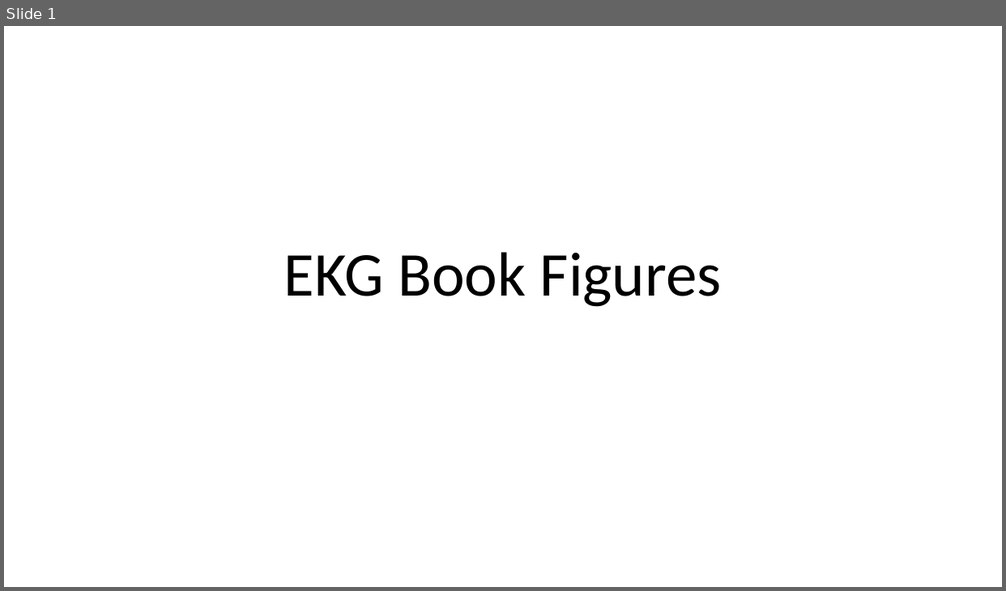
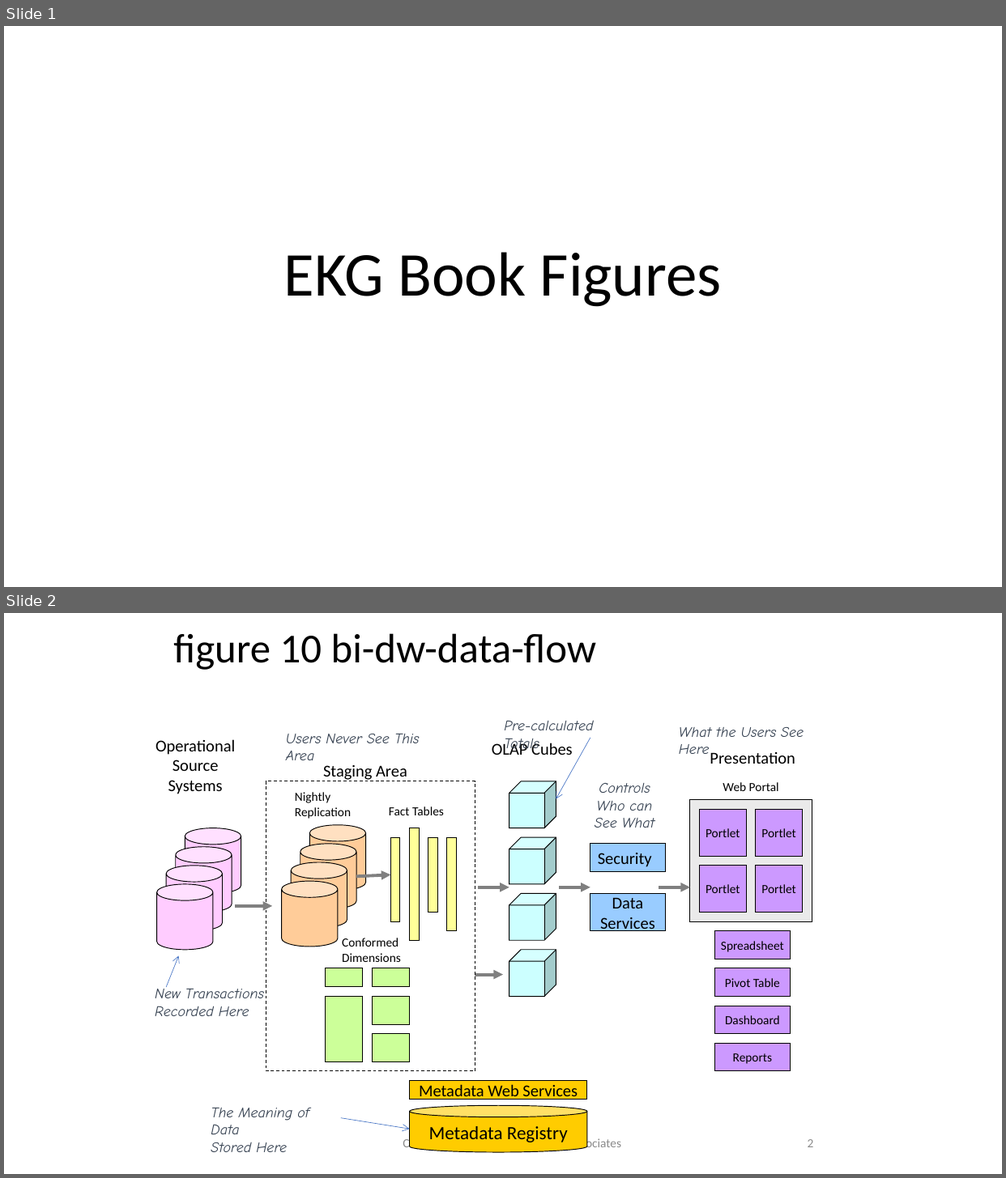
Before and after one commit to dmccreary/ekg-book, a slide deck: docs/presentations/ekg-book-figures.pptx. Shown one above the other, each under a label of ours: slide 1 before the commit, slides 1 and 2 after it. The pictures are 1006x591 and 1006x1178 pixels, drawn with LibreOffice and Linux fonts; fonts in the diff are those of the drawing. Boxes give left, top, right and bottom in pixels: in the first picture for what was removed or moved away, otherwise in the second. Text is boxed around its words. In the diff, an @@ line names an element or a change of style, - is before the commit and + after.

```diff
--- a/docs/presentations/ekg-book-figures.pptx
+++ b/docs/presentations/ekg-book-figures.pptx
@@ slide 2 added at <box>4,613,1002,1174</box>, background #FFFFFF @@
@@ title added at <box>173,633,597,670</box>, 39.6 pt, text #000000 @@
+figure 10 bi-dw-data-flow
@@ group added at <box>155,721,812,1152</box>: 22 rectangles, 14 texts, 9 arrows, 9 cylinders, 4 cubes @@
+Staging Area
+OLAP Cubes
+Nightly
+Replication
+Fact Tables
+Conformed
+Dimensions
+Metadata Registry
+Metadata Web Services
+Presentation
+Portlet
+Portlet
+Portlet
+Portlet
+Web Portal
+Spreadsheet
+Dashboard
+Data
+Services
+Security
+Reports
+Operational
+Source
+Systems
+Pivot Table
+New Transactions
+Recorded Here
+The Meaning of Data
+Stored Here
+What the Users See Here
+Pre-calculated Totals
+Users Never See This Area
+Controls Who can See What
@@ text added at <box>403,1137,621,1152</box>, 12 pt, text #8C8C8C @@
+Copyright 2008 Dan McCreary & Associates
@@ page number added at <box>808,1139,814,1148</box>, 12 pt, text #8C8C8C @@
+2
```
Also in this commit, not shown: 2 other slides added, 2 other files.
